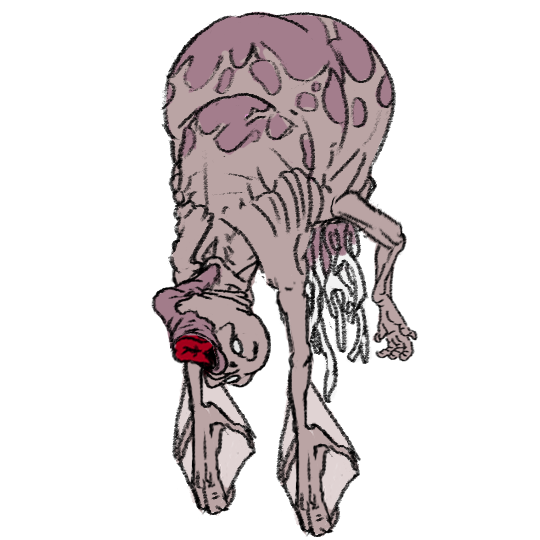
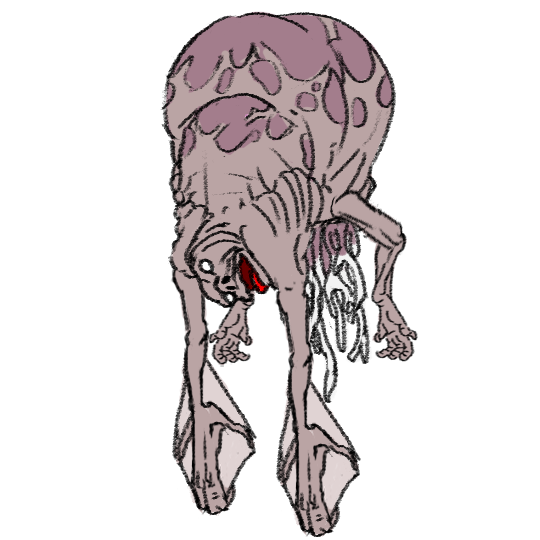
Layered file, before and after one edit (540x540). Changes by layer:
painted on "圖層 20" over box(151, 216, 280, 389)
removed layer "圖層 18" from group "群組 1" over box(169, 325, 222, 368)
removed layer "圖層 19" from group "群組 1" over box(170, 332, 219, 373)
